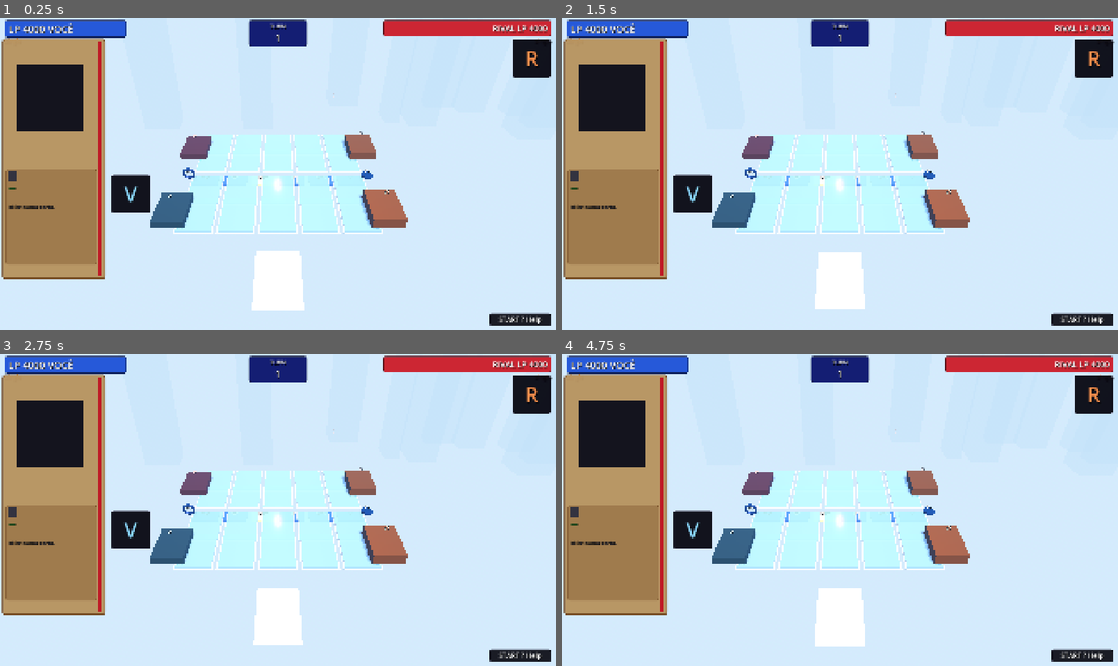
Above: before the commit, frames 1-4 (two rows, left to right).
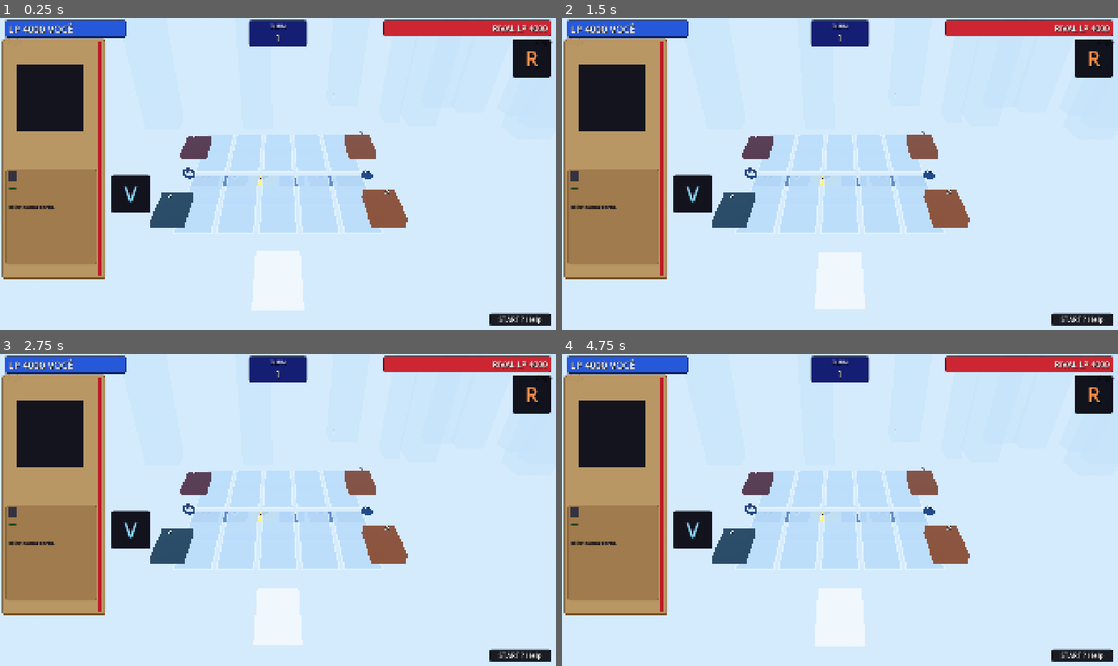
Above: after the commit, the same moments.

Repository: joeyviciousfake-netizen/Astralis
Game: Godot game, scene res://duel3d/mesa_3d.tscn
Same seed, same stepped clock (60 frames per second), same inputs: the game is played once before the commit and once after it.
Inputs (mouse positions are in pixels of both pictures, inside the frame that each line leads up to):
- Up to frame 1 (0.25 s): no input
- Up to frame 2 (1.5 s): tap Enter at 0.5 s; move the mouse to (962, 158) at 0.52 s; hold Shift 0.53-1.25 s; click (962, 158) at 0.67 s; tap Space at 1.25 s; drag from (728, 189) to (812, 236) at 1.27 s
- Up to frame 3 (2.75 s): tap Enter at 2 s; move the mouse to (333, 441) at 2.02 s; tap Ctrl at 2.1 s; click (333, 441) at 2.17 s
- Up to frame 4 (4.75 s): tap Space at 2.75, 4.25 s; drag from (812, 572) to (673, 463) at 2.77 s; tap Enter at 3.5 s; move the mouse to (1006, 556) at 3.52 s; tap Alt at 3.6 s; click (1006, 556) at 3.67 s; drag from (673, 463) to (756, 432) at 4.27 s

The runs differ from the first frame. In frame 1, 9.3% of the frame differs, in the area x 27-74%, y 37-70%; in frame 2, 9.3%; in frame 3, 9.3%; in frame 4, 9.3%.

Commit message:
runtime: sem luzes, tudo unshaded + flash de tela

Diff:
--- a/astralis/duel3d/mesa_3d.gd
+++ b/astralis/duel3d/mesa_3d.gd
@@ -87,7 +87,7 @@
 var _no_cartas: Node3D = null
 var _no_slots: Node3D = null
 var _cursor3d: MeshInstance3D = null
-var _flash: OmniLight3D = null
+var _flash_tela: ColorRect = null
 var _deck_pos := [Vector3(3.6, 0.6, 0.4), Vector3(-3.6, 0.6, -0.4)]
 
 var _lbl_lp_rival: Label = null
@@ -303,41 +303,8 @@
 	we.environment = env
 	add_child(we)
 	_construir_cenario_ceu()
-	var sol := DirectionalLight3D.new()
-	sol.name = "SolDirecional"
-	sol.rotation_degrees = Vector3(-52, 28, 0)
-	sol.light_energy = 1.1
-	sol.light_color = Color(1.0, 0.96, 0.90)
-	sol.shadow_enabled = true
-	add_child(sol)
-	var mesa_luz := OmniLight3D.new()
-	mesa_luz.name = "LuzCampo"
-	mesa_luz.position = Vector3(0, 5.5, 0.5)
-	mesa_luz.light_color = Color(1.0, 0.97, 0.92)
-	mesa_luz.light_energy = 0.5
-	mesa_luz.omni_range = 14.0
-	add_child(mesa_luz)
-	var luz_rival := OmniLight3D.new()
-	luz_rival.name = "LuzRival"
-	luz_rival.position = Vector3(0, 3.0, -3.4)
-	luz_rival.light_color = Color(0.55, 0.68, 1.0)
-	luz_rival.light_energy = 0.4
-	luz_rival.omni_range = 8.0
-	add_child(luz_rival)
-	var luz_voce := OmniLight3D.new()
-	luz_voce.name = "LuzVoce"
-	luz_voce.position = Vector3(0, 3.0, 3.4)
-	luz_voce.light_color = Color(1.0, 0.85, 0.62)
-	luz_voce.light_energy = 0.45
-	luz_voce.omni_range = 8.0
-	add_child(luz_voce)
-	_flash = OmniLight3D.new()
-	_flash.name = "FlashEfeito"
-	_flash.position = Vector3(0, 2.0, 0)
-	_flash.light_color = Color(1, 1, 1)
-	_flash.light_energy = 0.0
-	_flash.omni_range = 10.0
-	add_child(_flash)
+	# SEM LUZES (ordem do usuário): tudo é UNSHADED, luz não faz nada —
+	# nem sol nem omnis. Só o flash de tela (overlay 2D, ver HUD).
 	_cam = Camera3D.new()
 	_cam.name = "Camera3D"
 	# CÂMERA FIXA da ref: atrás/acima do seu campo, tilt p/ o rival longe.
@@ -347,7 +314,7 @@
 	_cam.current = true
 	add_child(_cam)
 	_cam.look_at(CAM_ALVO)
-	print("[MESA3D] Ambiente: céu azul + neblina + pilares + 1 direcional + 3 omni + flash + Camera3D FIXA.")
+	print("[MESA3D] Ambiente: céu azul + neblina + pilares + Camera3D FIXA (sem luzes: tudo unshaded).")
 
 
 ## Cenário do céu da ref (só desenho): pilares altos de vidro azulado ao
@@ -395,11 +362,12 @@
 
 # ---- CAMPO (SEM MESA: 20 painéis escuros flutuantes + laterais + fases) ----
 
-func _mat(cor: Color, emissao: float = 0.0, metal: float = 0.0, alfa: float = 1.0) -> StandardMaterial3D:
+func _mat(cor: Color, emissao: float = 0.0, _metal: float = 0.0, alfa: float = 1.0) -> StandardMaterial3D:
+	# Tudo UNSHADED (ordem do usuário: sem luz): cor pura estilo anime,
+	# zero cálculo de luz — nada escurece, nada estoura.
 	var m := StandardMaterial3D.new()
+	m.shading_mode = BaseMaterial3D.SHADING_MODE_UNSHADED
 	m.albedo_color = Color(cor.r, cor.g, cor.b, alfa)
-	m.metallic = metal
-	m.roughness = 0.55
 	if alfa < 1.0:
 		m.transparency = BaseMaterial3D.TRANSPARENCY_ALPHA
 	if emissao > 0.0:
@@ -413,13 +381,13 @@
 ## claro com brilho suave. Sem textura externa.
 func _vidro(cor: Color, alfa: float = 0.45, brilho: float = 0.5) -> StandardMaterial3D:
 	var m := StandardMaterial3D.new()
+	m.shading_mode = BaseMaterial3D.SHADING_MODE_UNSHADED
 	m.albedo_color = Color(cor.r, cor.g, cor.b, alfa)
 	m.transparency = BaseMaterial3D.TRANSPARENCY_ALPHA
-	m.metallic = 0.35
-	m.roughness = 0.12
-	m.emission_enabled = true
-	m.emission = cor
-	m.emission_energy_multiplier = brilho
+	if brilho > 0.0:
+		m.emission_enabled = true
+		m.emission = cor
+		m.emission_energy_multiplier = brilho
 	return m
 
 
@@ -840,11 +808,11 @@
 	frente.mesh = qf
 	frente.position = Vector3(0, 0, zf + 0.001)
 	var mat_f := StandardMaterial3D.new()
+	mat_f.shading_mode = BaseMaterial3D.SHADING_MODE_UNSHADED
 	if tex_moldura != null:
 		mat_f.albedo_texture = tex_moldura
 	else:
 		mat_f.albedo_color = _cor_atributo(str(dado.get("attribute", ""))).darkened(0.25)
-	mat_f.roughness = 0.4
 	frente.material_override = mat_f
 	no.add_child(frente)
 	var eh_monstro := str(dado.get("card_type", "monster")) == "monster"
@@ -901,11 +869,11 @@
 		dorso = "assets/backs/verso_padrao.png"
 	var tex_dorso := _textura_arquivo(dorso)
 	var mat_v := StandardMaterial3D.new()
+	mat_v.shading_mode = BaseMaterial3D.SHADING_MODE_UNSHADED
 	if tex_dorso != null:
 		mat_v.albedo_texture = tex_dorso
 	else:
 		mat_v.albedo_color = Color(0.45, 0.28, 0.13)
-	mat_v.roughness = 0.4
 	verso.material_override = mat_v
 	no.add_child(verso)
 	var espiral := Node3D.new()
@@ -1148,6 +1116,13 @@
 	lbl_start.horizontal_alignment = HORIZONTAL_ALIGNMENT_CENTER
 	barra_start.add_child(lbl_start)
 	hud.add_child(barra_start)
+	_flash_tela = ColorRect.new()
+	_flash_tela.name = "FlashTela"
+	_flash_tela.color = Color(1, 1, 1)
+	_flash_tela.modulate.a = 0.0
+	_flash_tela.set_anchors_preset(Control.PRESET_FULL_RECT)
+	_flash_tela.mouse_filter = Control.MOUSE_FILTER_IGNORE
+	hud.add_child(_flash_tela)
 	_construir_painel_foco(hud)
 
 
@@ -1791,11 +1766,11 @@
 
 func _flash_efeito() -> void:
 	print("[SOM] flash 3D.")
-	if _sem_render() or _flash == null:
-		return
-	_flash.light_energy = 3.0
-	var tw := _flash.create_tween()
-	tw.tween_property(_flash, "light_energy", 0.0, 0.4)
+	if _sem_render() or _flash_tela == null:
+		return
+	_flash_tela.modulate.a = 0.85
+	var tw := _flash_tela.create_tween()
+	tw.tween_property(_flash_tela, "modulate:a", 0.0, 0.4)
 
 
 func _sacudir(no: Node3D) -> void:
--- a/astralis/testing/test_mesa_3d_oficial.gd
+++ b/astralis/testing/test_mesa_3d_oficial.gd
@@ -61,9 +61,9 @@
 
 func test_nos_chave_3d_existem() -> void:
 	var mesa: Node = await _mesa3d_nova()
-	for caminho in ["Camera3D", "WorldEnvironment", "SolDirecional", "LuzCampo",
+	for caminho in ["Camera3D", "WorldEnvironment",
 			"Campo", "Campo/Slots", "Campo/Laterais", "Campo/Tokens",
-			"Campo/Fases", "Cartas", "Cursor3D", "FlashEfeito", "HUD", "Ceu"]:
+			"Campo/Fases", "Cartas", "Cursor3D", "HUD", "Ceu", "HUD/FlashTela"]:
 		assert_true(mesa.get_node_or_null(NodePath(caminho)) != null, "Nó-chave existe: " + caminho)
 	assert_true((mesa.get_node("Camera3D") as Camera3D).current, "Camera3D é a atual.")
 	# 20 painéis flutuantes (5+5 por lado), cada um com base escura + borda.
